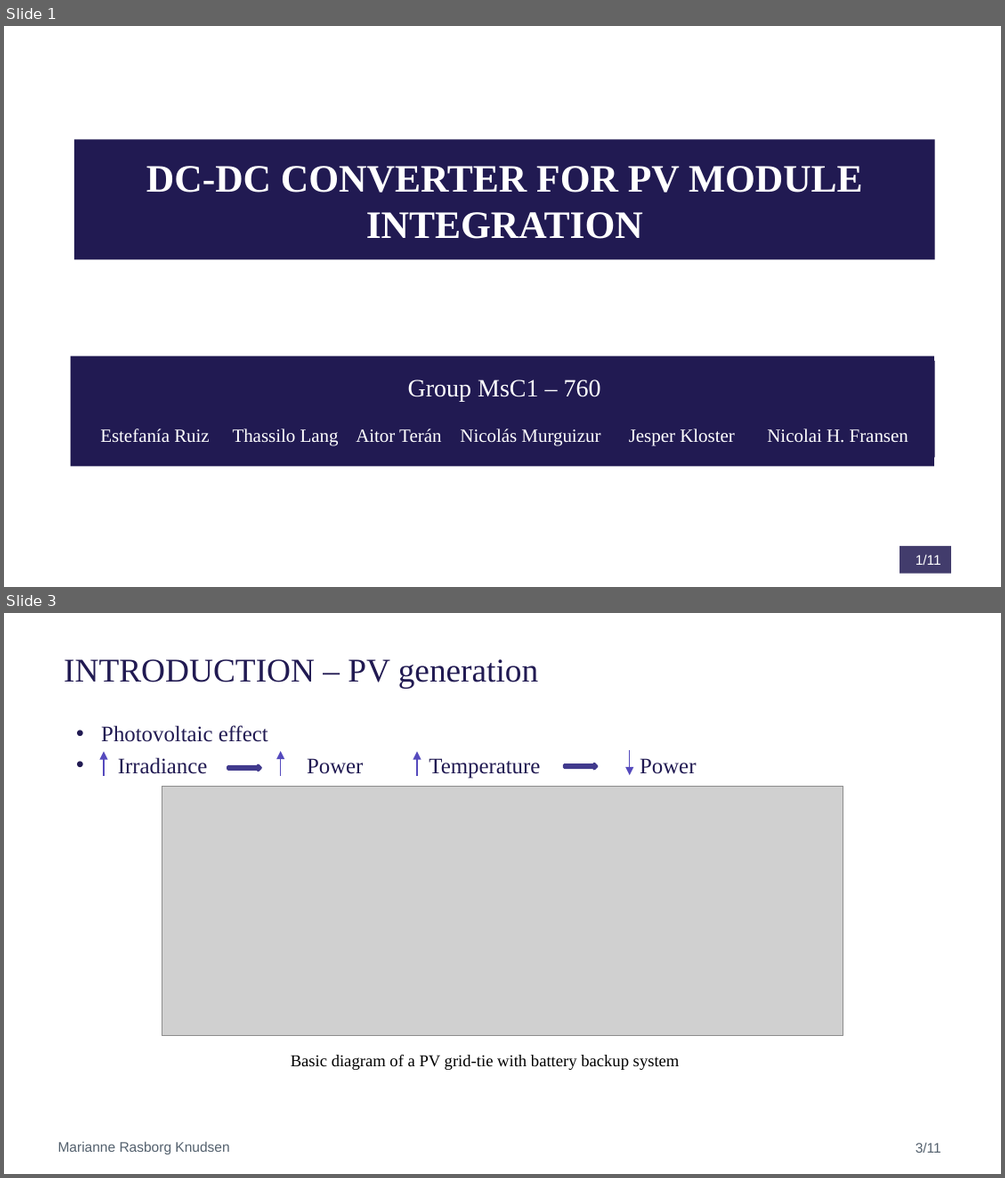
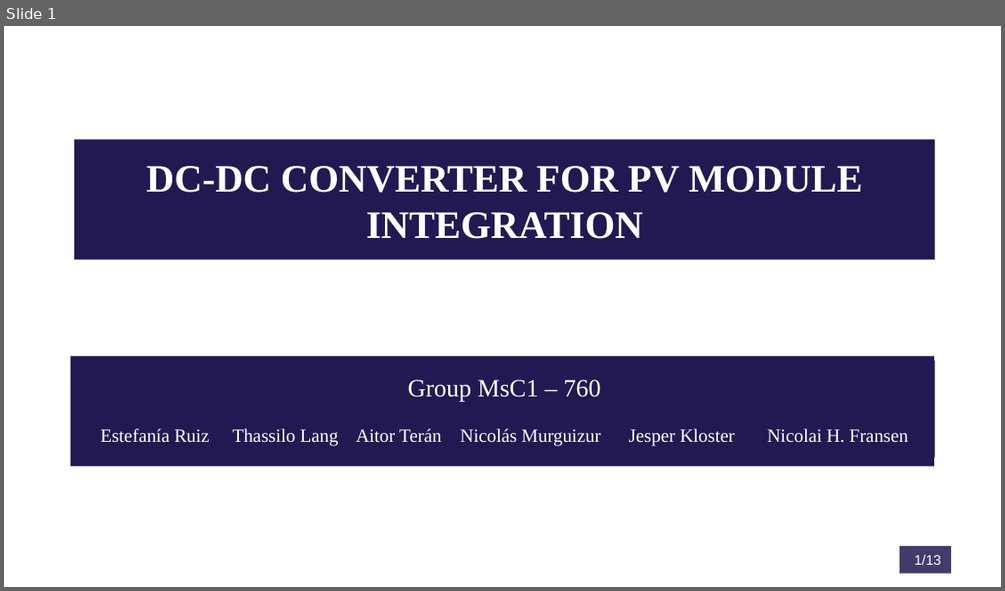
Before and after one commit to NicolaiFransen/Semester-Project-PED1, a slide deck: Reports/Presentation_P0_11_10.pptx. Shown one above the other, each under a label of ours: slides 1 and 3 before the commit, slide 1 after it; the slides between them are not shown. The pictures are 1005x1178 and 1005x591 pixels, drawn with LibreOffice and Linux fonts; fonts in the diff are those of the drawing; grey boxes stand for pictures; background and template pictures are left out. Boxes give left, top, right and bottom in pixels: in the first picture for what was removed or moved away, otherwise in the second. Text is boxed around its words. In the diff, an @@ line names an element or a change of style, - is before the commit and + after.

```diff
--- a/Reports/Presentation_P0_11_10.pptx
+++ b/Reports/Presentation_P0_11_10.pptx
@@ slide 3 removed at bbox=[4, 613, 1001, 1174], background #FFFFFF @@
@@ title removed at bbox=[64, 659, 538, 688] @@
-INTRODUCTION – PV generation
@@ text removed at bbox=[101, 725, 696, 779] @@
-• Photovoltaic effect
-• Irradiance Power Temperature Power
@@ arrow removed from (104, 777) to (104, 752) @@
@@ right arrow removed at bbox=[228, 765, 261, 771] @@
@@ arrow removed from (280, 776) to (280, 751) @@
@@ arrow removed from (417, 777) to (417, 752) @@
@@ right arrow removed at bbox=[564, 763, 597, 769] @@
@@ arrow removed from (630, 751) to (630, 776) @@
@@ picture removed at bbox=[162, 786, 843, 1036] @@
@@ text removed at bbox=[291, 1054, 680, 1070] @@
-Basic diagram of a PV grid-tie with battery backup system
@@ text removed at bbox=[58, 1141, 229, 1154] @@
-Marianne Rasborg Knudsen
@@ page number removed at bbox=[915, 1143, 941, 1152] @@
-3/11
@@ page number at bbox=[914, 554, 941, 564]: text changed @@
-1/11
+1/13
```
Also in this commit, not shown: 9 slides changed, 3 slides added, 7 other slides removed.
